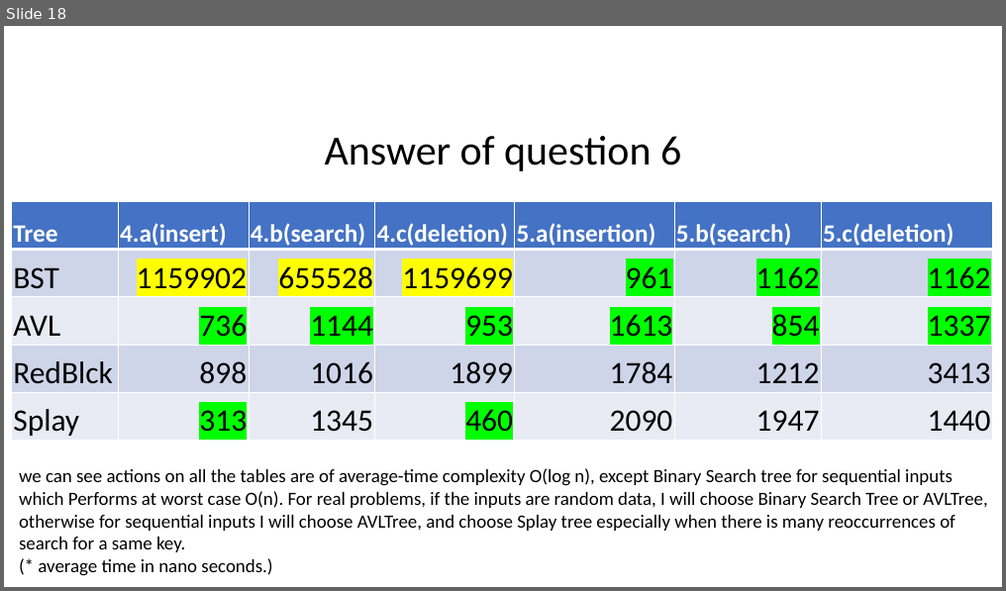
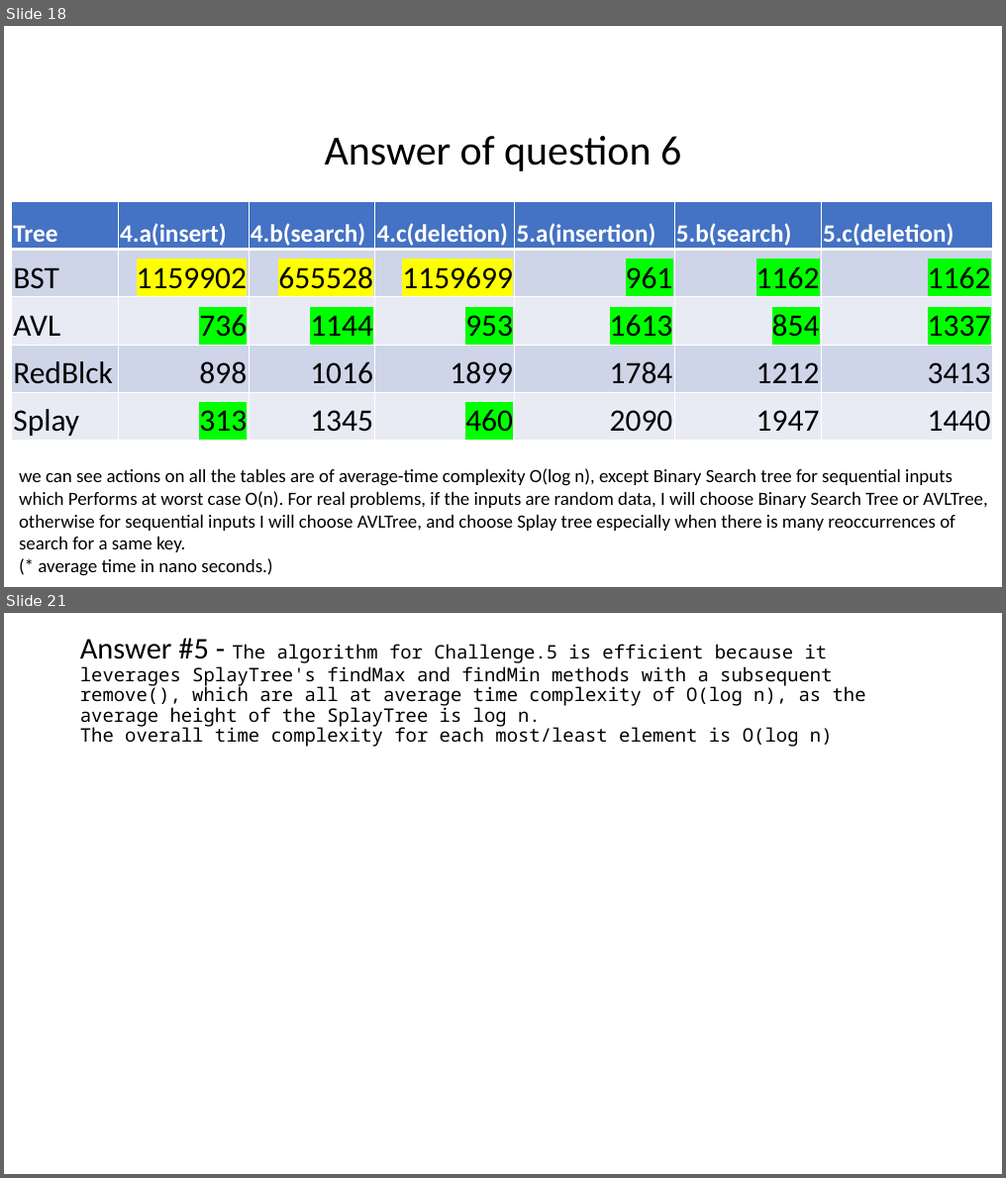
Before and after one commit to fanchuanster/uwinds, a slide deck: docs/8547Saini/assignments/assignment1.pptx. Shown one above the other, each under a label of ours: slide 18 before the commit, slides 18 and 21 after it; the slides between them are not shown. The pictures are 1006x591 and 1006x1178 pixels, drawn with LibreOffice and Linux fonts; fonts in the diff are those of the drawing. Boxes give left, top, right and bottom in pixels: in the first picture for what was removed or moved away, otherwise in the second. Text is boxed around its words. In the diff, an @@ line names an element or a change of style, - is before the commit and + after.

```diff
--- a/docs/8547Saini/assignments/assignment1.pptx
+++ b/docs/8547Saini/assignments/assignment1.pptx
@@ slide 21 added at bbox=[4, 613, 1002, 1174], background #FFFFFF @@
@@ title added at bbox=[80, 638, 866, 747], 18 pt, text #000000 @@
+Answer #5 - The algorithm for Challenge.5 is efficient because it leverages SplayTree's findMax and findMin methods with a subsequent remove(), which are all at average time complexity of O(log n), as the average height of the SplayTree is log n.
+The overall time complexity for each most/least element is O(log n)
```
Also in this commit, not shown: 3 slides changed, 2 other slides added, 1 other file.
